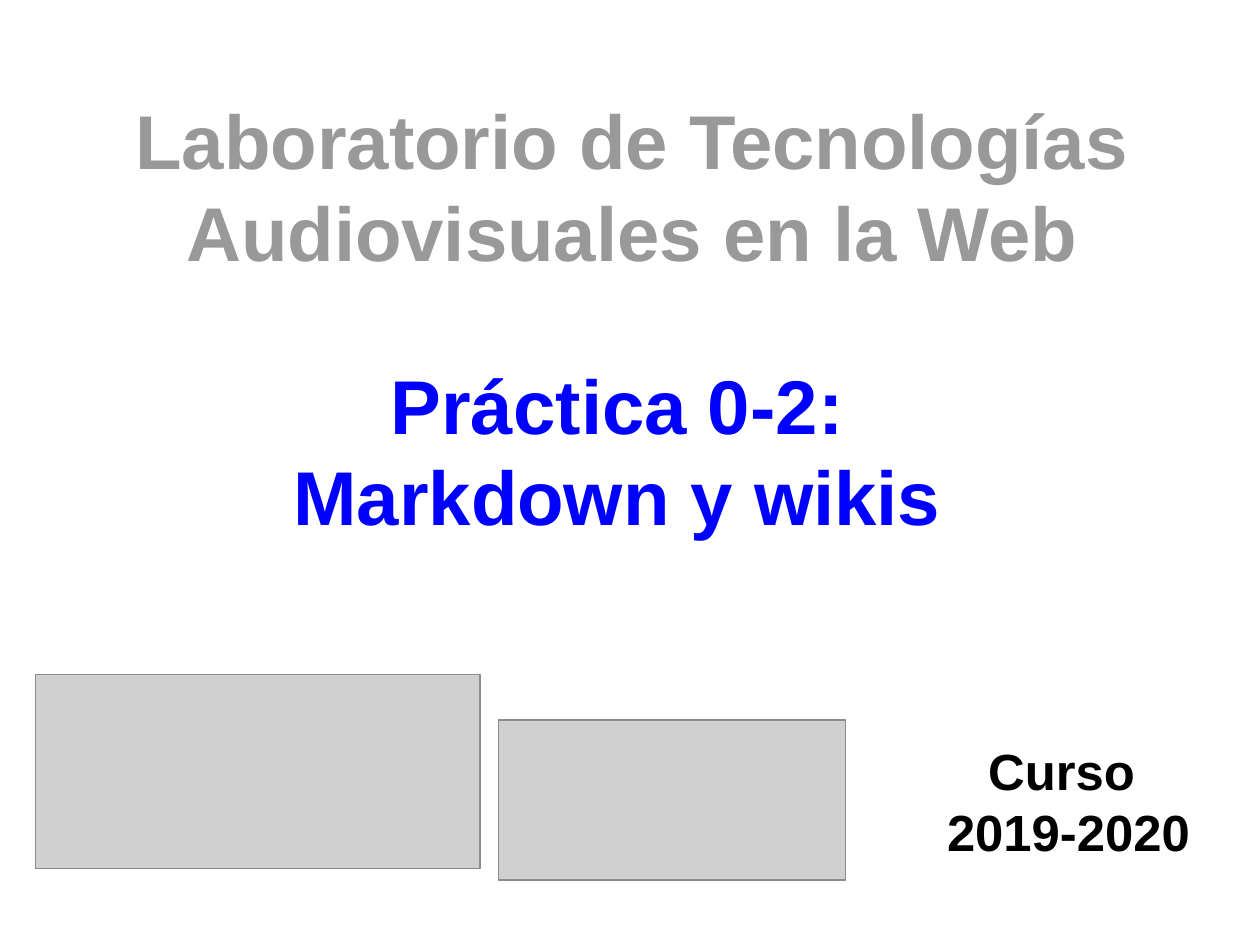
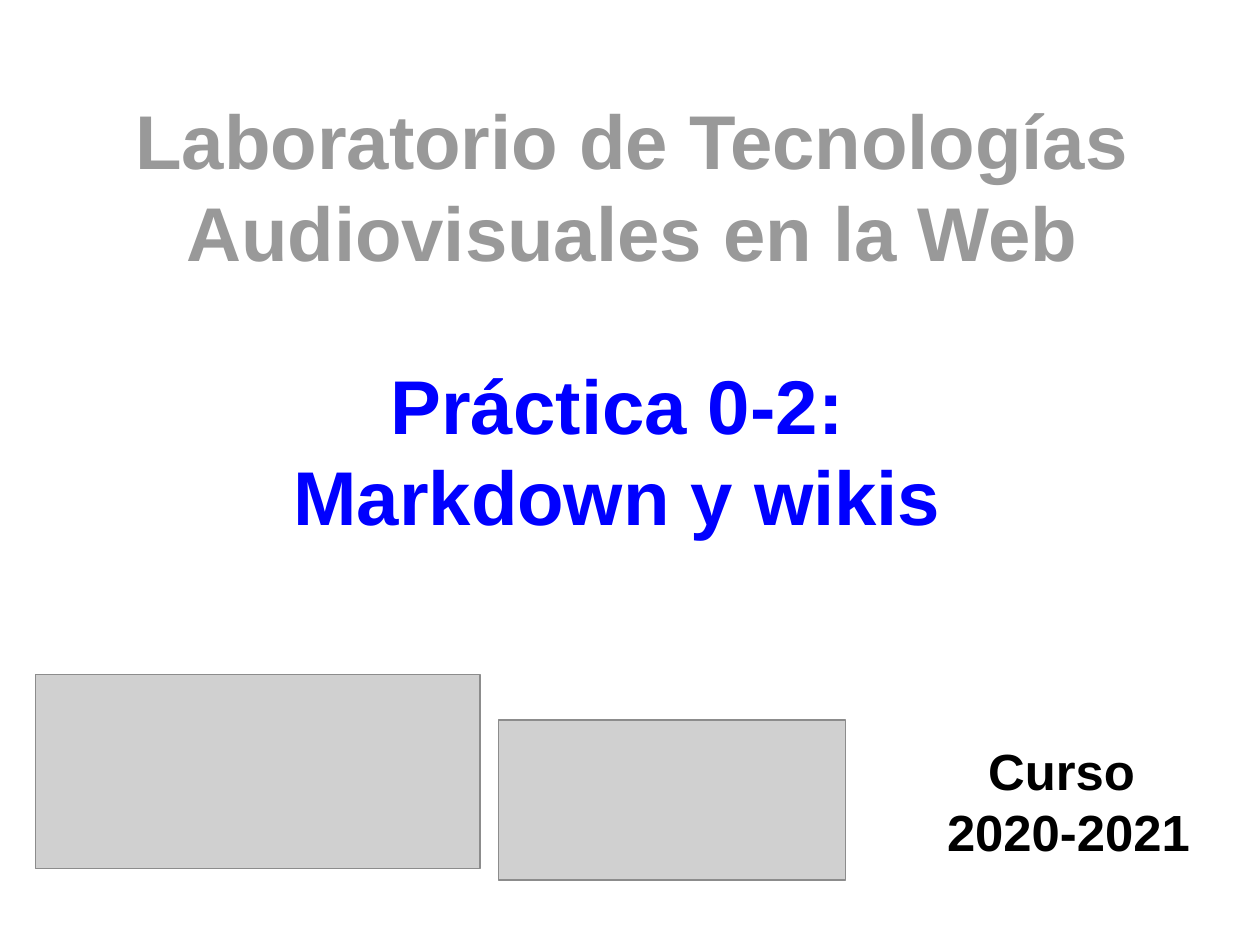
Before and after one commit to myTeachingURJC/2020-2021-LTAW, a slide deck: slide 1 of L02/Portada/Portada.odp. Drawn at 1260x945 pixels with LibreOffice and Linux fonts; fonts in the diff are those of the drawing; grey boxes stand for pictures. Boxes give left, top, right and bottom in pixels: in the first picture for what was removed or moved away, otherwise in the second. Text is boxed around its words. In the diff, an @@ line names an element or a change of style, - is before the commit and + after.

```diff
--- a/L02/Portada/Portada.odp
+++ b/L02/Portada/Portada.odp
@@ title at [947, 754, 1190, 852]: text changed @@
-Curso
-2019-2020
+Curso
+2020-2021
```
Also in this commit, not shown: 5 other files.
